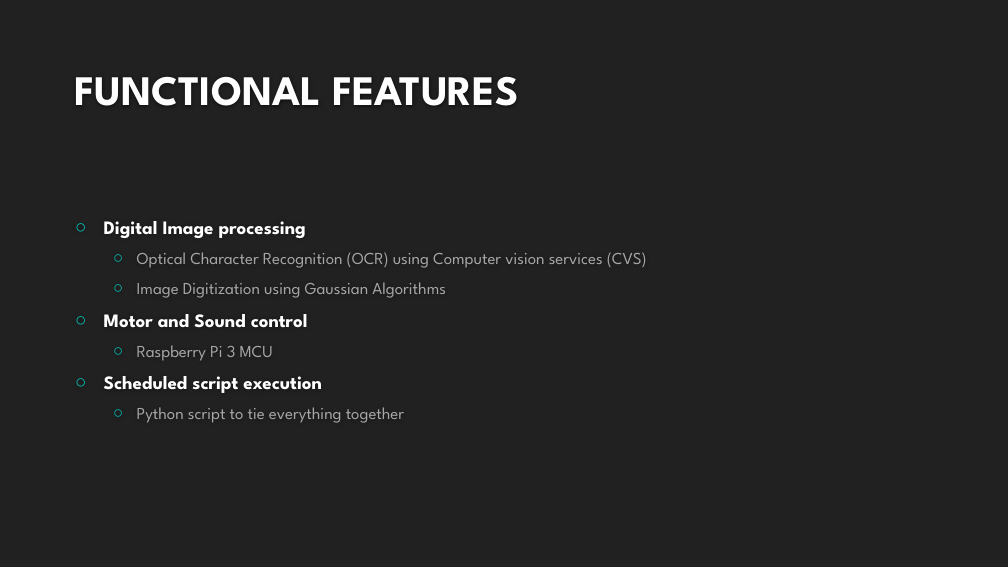
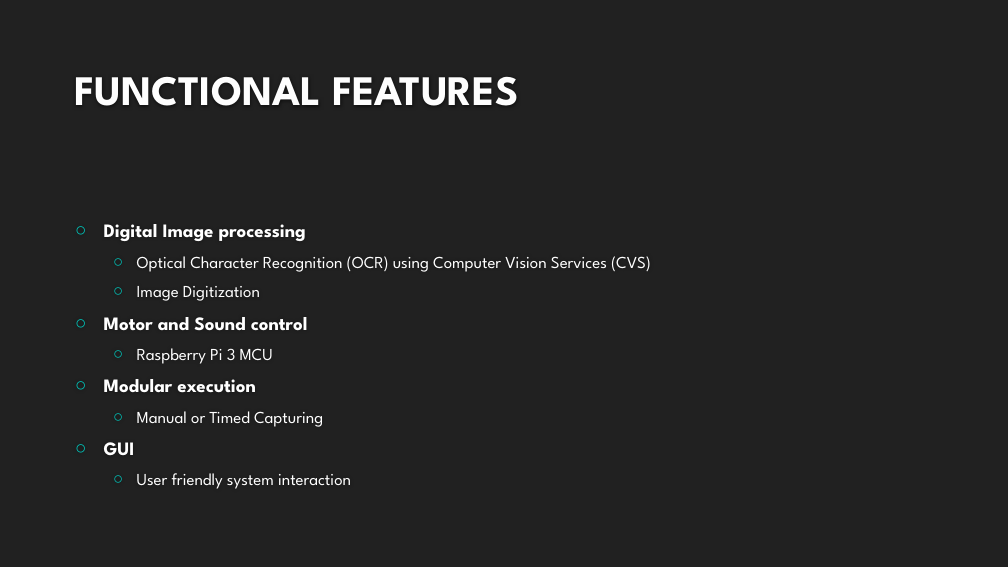
Before and after one commit to pziajski/ZRecognition, a slide deck: slide 4 of Documentation/TPJ_FINAL_PPT.pptx. Drawn at 1008x567 pixels with LibreOffice and Linux fonts; fonts in the diff are those of the drawing; background and template pictures are left out. Boxes give left, top, right and bottom in pixels: in the first picture for what was removed or moved away, otherwise in the second. Text is boxed around its words. In the diff, an @@ line names an element or a change of style, - is before the commit and + after.

```diff
--- a/Documentation/TPJ_FINAL_PPT.pptx
+++ b/Documentation/TPJ_FINAL_PPT.pptx
@@ text at <box>137,256,651,301</box>: text changed; text colour #A6A6A6 to #FFFFFF @@
-  ○ Optical Character Recognition (OCR) using Computer vision services (CVS)
-  ○ Image Digitization using Gaussian Algorithms
+  ○ Optical Character Recognition (OCR) using Computer Vision Services (CVS)
+  ○ Image Digitization
@@ text at <box>137,348,273,364</box>: text colour #A6A6A6 to #FFFFFF in "Raspberry Pi 3 MCU" @@
@@ text at <box>104,379,351,489</box>: text changed; text colour #A6A6A6 to #FFFFFF @@
-○ Scheduled script execution
-  ○ Python script to tie everything together
+○ Modular execution
+  ○ Manual or Timed Capturing
+○ GUI
+  ○ User friendly system interaction
```
Also in this commit, not shown: 4 other slides changed, 1 slide added, 1 slide removed, 57 other files.
